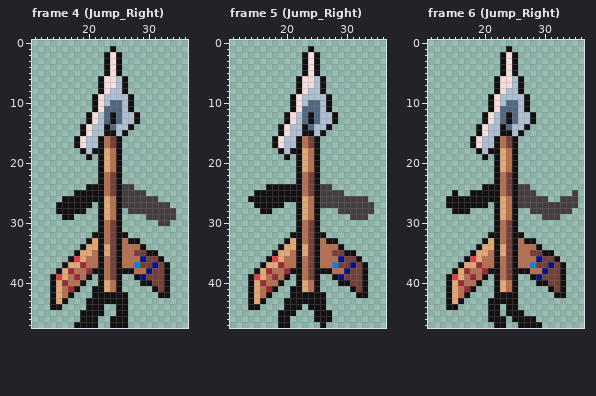
Two states of a pixel-art file, Assets/Sprites/Arrowhead/True_Arrow_Jump.ase. Above: the version before the commit.
48x48 pixels, 32 frames. Shown: frame 4 (Jump_Right): x 11..36, y 0..47; frame 5 (Jump_Right): x 11..36, y 0..47; frame 6 (Jump_Right): x 11..36, y 0..47. The commit also changed other frames, which this record leaves out.
And afterwards:
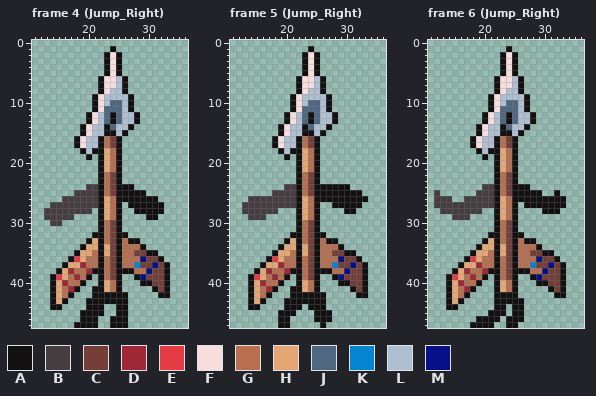
Palette (. is transparent): A #131011  B #453d40  C #743f39  D #9e2835  E #e53b44  F #f7dddd  G #b86f50  H #e4a672  J #4f6781  K #0484d1  L #afbfd2  M #071089
Difference:
--- frame 4 (Jump_Right), layer "Arms"
@@ x 11..36 @@
 23 ...........AGCA...........
-24 .........AAAGCABB.........
-25 .......AAAAAGCABBBB.......
-26 .....AAAAAAAHGABBBBBB.....
-27 ....AAAAAA.AHGABBBBBBBB...
-28 ....AAAAA..AHGA.BBBBBBBB..
-29 .....AA....AHGA....BBBBB..
-30 ...........AGCA......BB...
+24 .........BBAGCAAA.........
+25 .......BBBBAGCAAAAA.......
+26 .....BBBBBBAHGAAAAAAA.....
+27 ...BBBBBBBBAHGA.AAAAAA....
+28 ..BBBBBBBB.AHGA..AAAAA....
+29 ..BBBBB....AHGA....AA.....
+30 ...BB......AGCA...........
 31 ...........AGCA...........
--- frame 5 (Jump_Right), layer "Arms"
@@ x 11..36 @@
 23 ...........AGCA...........
-24 ......AAAAAAGCABB.........
-25 ....AAAAAAAAGCABBBB.......
-26 ...AAAAAAAAAHGABBBBBBBB...
-27 ....AAAAA..AHGABBBBBBBBB..
-28 .....AA....AHGA...BBBBBB..
-29 ...........AHGA.....BBB...
+24 .........BBAGCAAAAAA......
+25 .......BBBBAGCAAAAAAAA....
+26 ...BBBBBBBBAHGAAAAAAAAA...
+27 ..BBBBBBBBBAHGA..AAAAA....
+28 ..BBBBBB...AHGA....AA.....
+29 ...BBB.....AHGA...........
 30 ...........AGCA...........
--- frame 6 (Jump_Right), layers "Arms", "Legs"
@@ x 11..36 @@
 23 ...........AGCA...........
-24 .........AAAGCABB.........
-25 ....A..AAAAAGCABBB......B.
-26 ...AAAAAAAAAHGABBBBB..BBB.
-27 ...AAAAAAA.AHGABBBBBBBBBB.
-28 ....AAA....AHGA..BBBBBBB..
-29 ...........AHGA....BBB....
+24 .........BBAGCAAA.........
+25 .B......BBBAGCAAAAA..A....
+26 .BBB..BBBBBAHGAAAAAAAAA...
+27 .BBBBBBBBBBAHGA.AAAAAAA...
+28 ..BBBBBBB..AHGA....AAA....
+29 ....BBB....AHGA...........
 30 ...........AGCA...........
@@ x 16..31 @@
 42 GA....AAAA......
-43 A....AAAAA......
-44 .....AA.AA......
-45 .....AA.AAA.....
-46 .....AAA.AAAA...
-47 ......AA..AAAA..
+43 A.....AAAAA.....
+44 ......AA.AA.....
+45 .....AAA.AA.....
+46 ...AAAA.AAA.....
+47 ..AAAA..AA......
